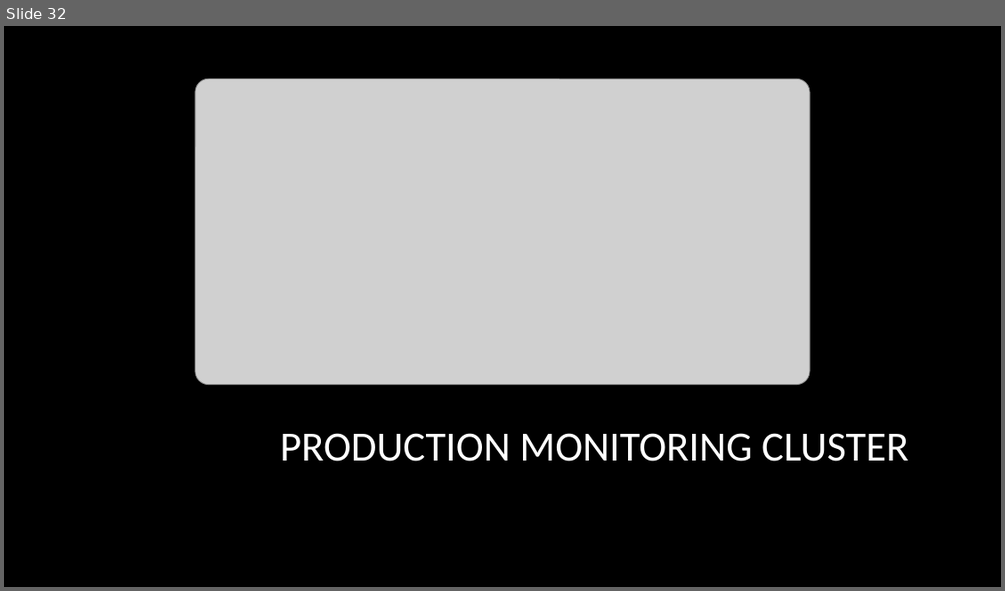
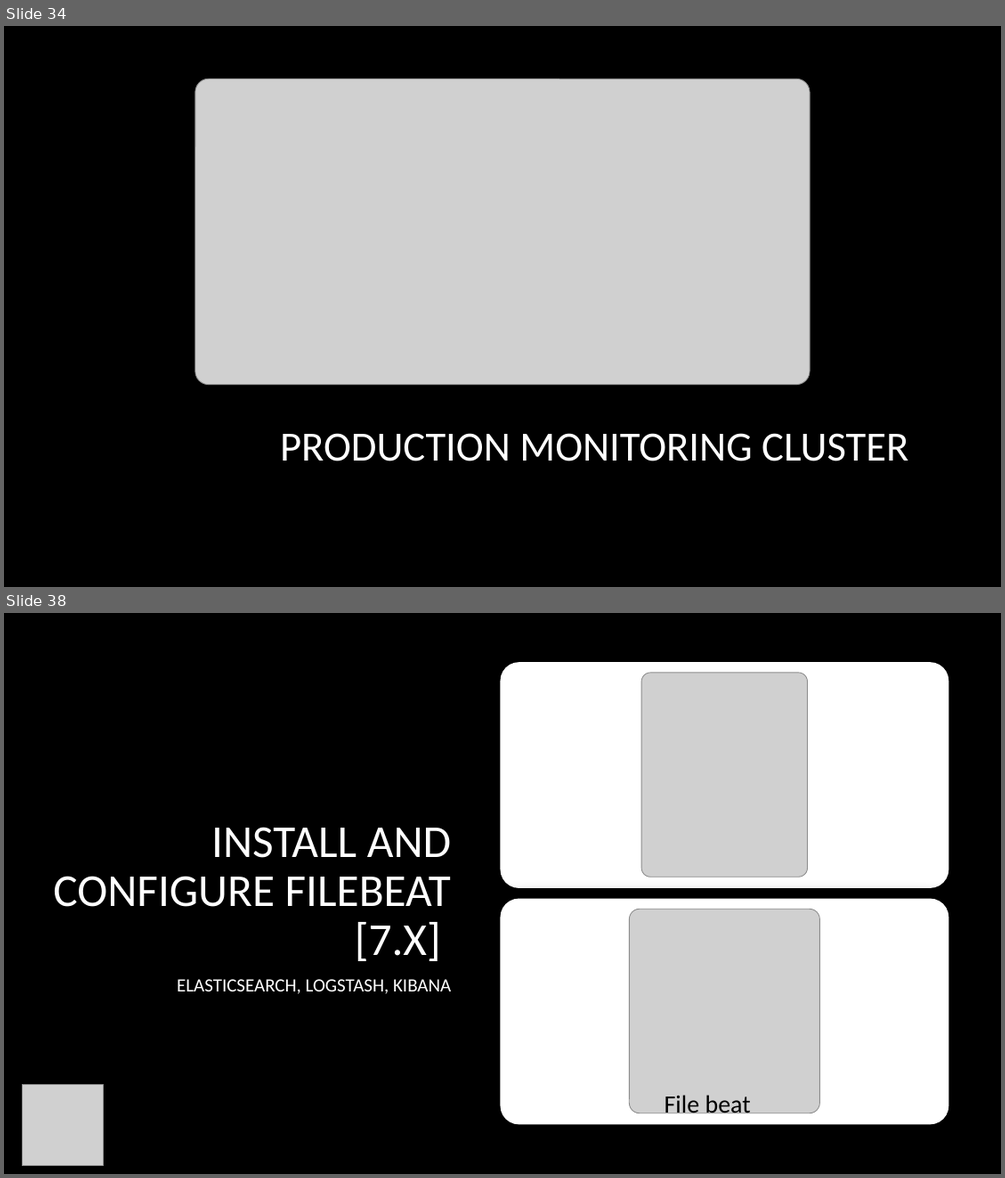
Before and after one commit to guanchaoguo/DeployElasticsearchUsingAnsible, a slide deck: artifacts/presentation/ElasticsearchUsingAnsible.pptx. Shown one above the other, each under a label of ours: slide 32 before the commit, slides 34 and 38 after it; the slides between them are not shown. The pictures are 1005x591 and 1005x1178 pixels, drawn with LibreOffice and Linux fonts; fonts in the diff are those of the drawing; grey boxes stand for pictures; background and template pictures are left out. Boxes give left, top, right and bottom in pixels: in the first picture for what was removed or moved away, otherwise in the second. Text is boxed around its words. In the diff, an @@ line names an element or a change of style, - is before the commit and + after.

```diff
--- a/artifacts/presentation/ElasticsearchUsingAnsible.pptx
+++ b/artifacts/presentation/ElasticsearchUsingAnsible.pptx
@@ slide 38 added at [4,613,1001,1174], background picture (left out) @@
@@ rounded rectangle added at [502,664,947,886], fill #FFFFFF, outline #FFFFFF 4 pt @@
@@ picture added at [642,673,808,877] @@
@@ title added at [53,827,451,961], 44 pt, text #FFFFFF @@
+INSTALL AND CONFIGURE FILEBEAT
+[7.X]
@@ rounded rectangle added at [502,900,947,1122], fill #FFFFFF, outline #FFFFFF 4 pt @@
@@ picture added at [629,909,820,1113] @@
@@ subtitle added at [177,979,451,994], 18 pt, text #FFFFFF @@
+ELASTICSEARCH, LOGSTASH, KIBANA
@@ picture added at [22,1085,103,1166] @@
@@ text added at [664,1094,751,1119], 24 pt, text #000000 @@
+File beat
@@ what was slide 32 is now slide 34 @@
```
Also in this commit, not shown: 2 slides changed, 24 other slides added, 2 slides removed, 28 other files.
